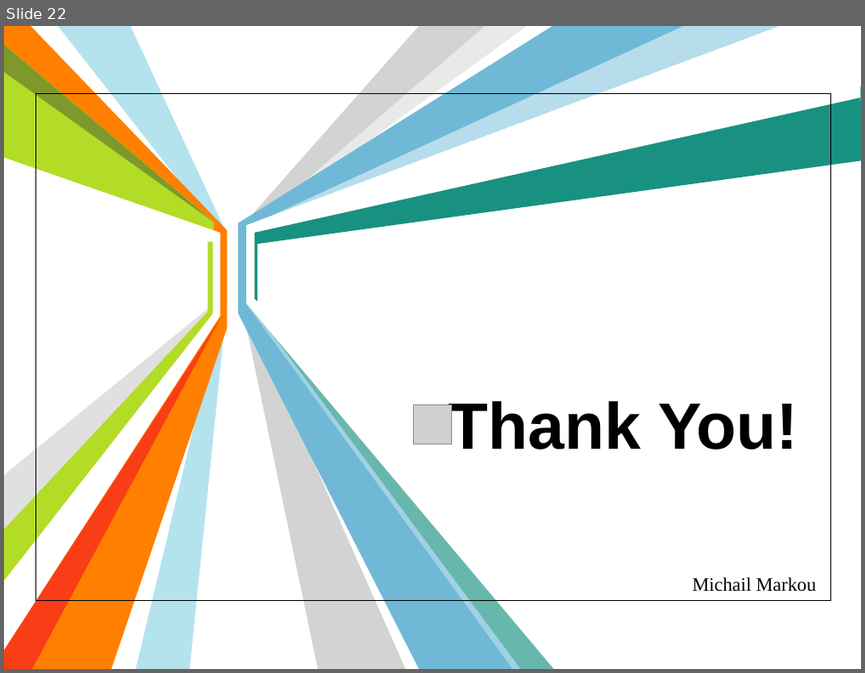
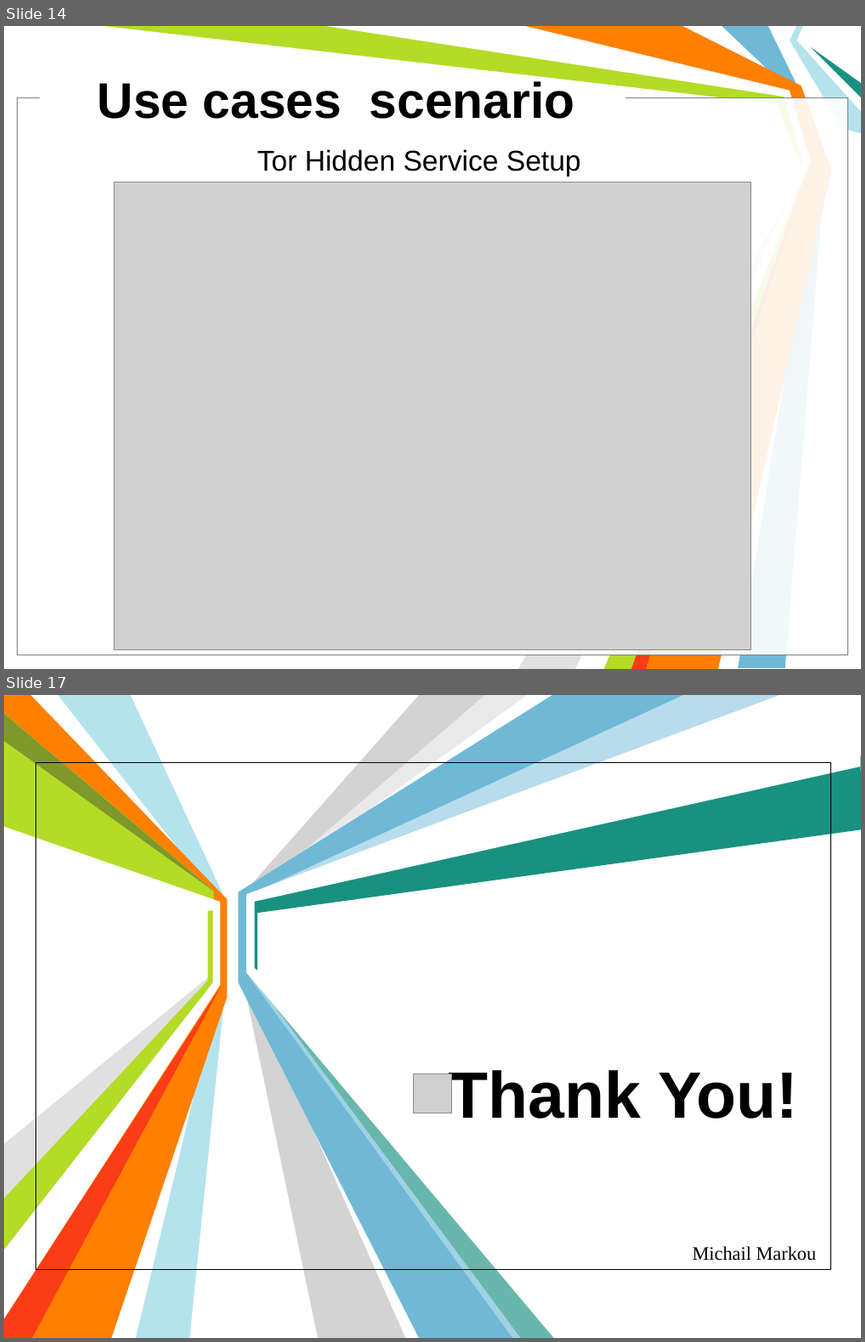
Before and after one commit to michailmarkou1995/BSc-Computer-Science-Projects, a slide deck: COMPUTER AND NETWORK SECURITY (CN6003)/Encryption_Tools_Presentation.pptx. Shown one above the other, each under a label of ours: slide 22 before the commit, slides 14 and 17 after it; the slides between them are not shown. The pictures are 865x673 and 865x1342 pixels, drawn with LibreOffice and Linux fonts; fonts in the diff are those of the drawing; grey boxes stand for pictures; background and template pictures are left out. Boxes give left, top, right and bottom in pixels: in the first picture for what was removed or moved away, otherwise in the second. Text is boxed around its words. In the diff, an @@ line names an element or a change of style, - is before the commit and + after.

```diff
--- a/COMPUTER AND NETWORK SECURITY (CN6003)/Encryption_Tools_Presentation.pptx
+++ b/COMPUTER AND NETWORK SECURITY (CN6003)/Encryption_Tools_Presentation.pptx
@@ slide 14 added at (4,26,861,669), background #FFFFFF @@
@@ freeform shape added at (104,26,812,669), fill #B3DC27 @@
@@ freeform shape added at (325,26,811,669), fill #FFFFFF @@
@@ freeform shape added at (525,26,831,669), fill #FF7F00 @@
@@ freeform shape added at (722,26,826,668), fill #6FB9D7 @@
@@ freeform shape added at (789,26,861,133), fill #B4E3EE @@
@@ freeform shape added at (812,47,861,97), fill #189180 @@
@@ rectangle added at (18,98,848,655), fill #FFFFFF at 69% opacity, outline #000000 0.75 pt @@
@@ rectangle added at (18,98,848,655), fill #FFFFFF at 69% opacity, outline #808080 0.75 pt @@
@@ rectangle added at (40,90,625,104), fill #FFFFFF @@
@@ title added at (98,78,575,119), 42 pt, text #000000, bold @@
+Use cases scenario
@@ text added at (257,149,581,176), 24 pt, text #000000 @@
+Tor Hidden Service Setup
@@ picture added at (114,182,751,650) @@
@@ freeform shape added at (518,181,798,669), fill #E0E0E0 @@
@@ freeform shape added at (631,182,802,669), fill #F93D17 @@
@@ what was slide 22 is now slide 17 @@
```
Also in this commit, not shown: 2 slides changed, 12 other slides added, 18 slides removed.
